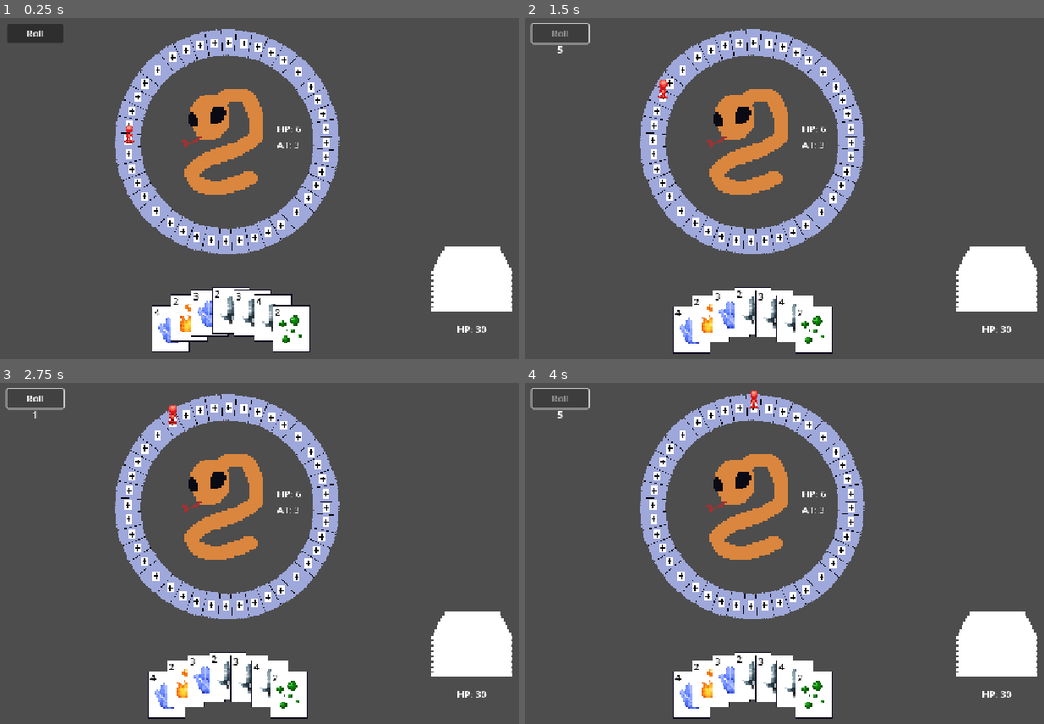
Above: before the commit, frames 1-4 (two rows, left to right).
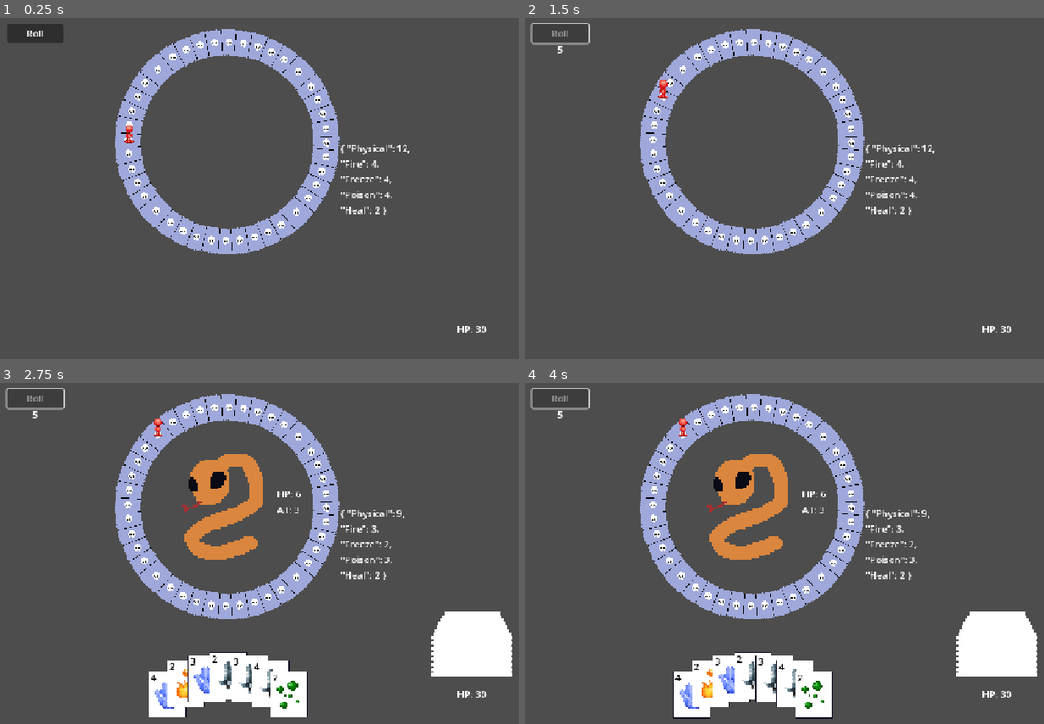
Above: after the commit, the same moments.

Repository: youssefevan/gmtk-jam-2025
Game: Godot game, scene res://scenes/game.tscn
The game is run twice, just before and just after one commit, with the same random seed, the same clock (stepped at 60 frames per second) and the same inputs.
Inputs (mouse positions are in pixels of both pictures, inside the frame that each line leads up to):
- Up to frame 1 (0.25 s): no input
- Up to frame 2 (1.5 s): click "Roll" at 0.5 s; move the mouse to (898, 161) at 1.27 s; click (898, 161) at 1.35 s
- Up to frame 3 (2.75 s): click (36, 396) at 2 s, where only the run before the commit has a clickable "Roll"
- Up to frame 4 (4 s): click (561, 396) at 2.75 s, where only the run before the commit has a clickable "Roll"; tap Enter at 3.5 s; move the mouse to (618, 563) at 3.52 s; click (618, 563) at 3.6 s

The runs differ from the first frame. In frame 1, 11% of the frame differs, in the area x 23-99%, y 5-99%; in frame 2, 11%; in frame 3, 1.7%; in frame 4, 1.3%.

Commit message:
Combat loop, fixed deck management

Diff:
--- a/gmtk-jam-2025/scenes/deck.tscn
+++ b/gmtk-jam-2025/scenes/deck.tscn
@@ -15,11 +15,11 @@
 "times": PackedFloat32Array(0),
 "transitions": PackedFloat32Array(1),
 "update": 0,
-"values": [Vector2(0, 0)]
+"values": [Vector2(256, 0)]
 }
 
 [sub_resource type="Animation" id="Animation_6rnap"]
-resource_name = "exit"
+resource_name = "enter"
 length = 0.3
 step = 0.1
 tracks/0/type = "value"
@@ -32,13 +32,13 @@
 "times": PackedFloat32Array(0, 0.3),
 "transitions": PackedFloat32Array(1, 1),
 "update": 0,
-"values": [Vector2(0, 0), Vector2(256, 0)]
+"values": [Vector2(256, 0), Vector2(0, 0)]
 }
 
 [sub_resource type="AnimationLibrary" id="AnimationLibrary_er72m"]
 _data = {
 &"RESET": SubResource("Animation_gdbsr"),
-&"exit": SubResource("Animation_6rnap")
+&"enter": SubResource("Animation_6rnap")
 }
 
 [node name="Deck" type="Node2D" groups=["Deck"]]
@@ -46,11 +46,11 @@
 metadata/_edit_group_ = true
 
 [node name="Sprite" type="Sprite2D" parent="."]
+position = Vector2(256, 0)
 scale = Vector2(3, 3)
 texture = ExtResource("2_gdbsr")
 
 [node name="Debug" type="Label" parent="."]
-visible = false
 offset_left = -224.0
 offset_top = -232.0
 offset_right = -96.0
--- a/gmtk-jam-2025/scenes/enemy.tscn
+++ b/gmtk-jam-2025/scenes/enemy.tscn
@@ -4,8 +4,8 @@
 [ext_resource type="Texture2D" uid="uid://uxd00b8npui4" path="res://sprites/temp-enemy.png" id="2_4ra3w"]
 [ext_resource type="Texture2D" uid="uid://bsgcxfx0t6em2" path="res://sprites/conditions/poison.png" id="3_4ra3w"]
 [ext_resource type="Texture2D" uid="uid://clah4slk8ru8w" path="res://sprites/conditions/freeze.png" id="4_5uy6h"]
-[ext_resource type="Texture2D" uid="uid://c6ua8jrpyoedu" path="res://sprites/suits/suit-reflect.png" id="5_c4w8v"]
 [ext_resource type="Texture2D" uid="uid://brhyyugu5mbpr" path="res://sprites/conditions/fire.png" id="5_xwavj"]
+[ext_resource type="Texture2D" uid="uid://ucl7wga4jknh" path="res://sprites/conditions/block.png" id="6_xwavj"]
 
 [sub_resource type="Animation" id="Animation_xwavj"]
 resource_name = "die"
@@ -65,7 +65,6 @@
 [node name="Enemy" type="Area2D"]
 collision_layer = 2
 script = ExtResource("1_md0e3")
-metadata/_edit_group_ = true
 
 [node name="Animator" type="AnimationPlayer" parent="."]
 libraries = {
@@ -126,5 +125,6 @@
 
 [node name="Blocking" type="Sprite2D" parent="."]
 visible = false
+position = Vector2(0, 96)
 scale = Vector2(4, 4)
-texture = ExtResource("5_c4w8v")
+texture = ExtResource("6_xwavj")
--- a/gmtk-jam-2025/scenes/game.tscn
+++ b/gmtk-jam-2025/scenes/game.tscn
@@ -1,9 +1,8 @@
-[gd_scene load_steps=7 format=3 uid="uid://b0d4njbsum8b3"]
+[gd_scene load_steps=6 format=3 uid="uid://b0d4njbsum8b3"]
 
 [ext_resource type="Script" uid="uid://du38ev6d3r75y" path="res://scripts/combat.gd" id="1_iywne"]
 [ext_resource type="PackedScene" uid="uid://copxl5x1spjma" path="res://scenes/deck.tscn" id="2_p57ef"]
 [ext_resource type="Script" uid="uid://ljcd42d07fnd" path="res://scripts/hand.gd" id="3_u5sy4"]
-[ext_resource type="PackedScene" uid="uid://cri5t6gqiri07" path="res://scenes/enemy.tscn" id="4_gee14"]
 [ext_resource type="PackedScene" uid="uid://ckv6mdagrw36n" path="res://scenes/board.tscn" id="5_0tnpc"]
 
 [sub_resource type="Curve2D" id="Curve2D_iywne"]
@@ -27,5 +26,3 @@
 
 [node name="EnemySpawn" type="Node2D" parent="."]
 position = Vector2(576, 256)
-
-[node name="Enemy" parent="EnemySpawn" instance=ExtResource("4_gee14")]
--- a/gmtk-jam-2025/scripts/board.gd
+++ b/gmtk-jam-2025/scripts/board.gd
@@ -5,7 +5,7 @@
 var board_pos = 0
 
 func _ready():
-	Global.connect("end_combat", end_combat)
+	Global.connect("end_combat", start_turn)
 
 	for point in range($Path2D.curve.point_count):
 		$Path2D.curve.set_point_position(point, $Path2D.curve.get_point_position(point) + global_position)
@@ -14,8 +14,8 @@
 		$Tiles.add_child(tile)
 		tile.global_position = $Path2D.curve.get_point_position(point)
 
-func end_combat():
-	pass
+func start_turn():
+	$Button.disabled = false
 
 func _on_button_pressed() -> void:
 	var roll = randi_range(1, 6)
@@ -37,4 +37,8 @@
 		await tween.finished
 
 	board_pos += roll
-	$Button.disabled = false
+
+	var current_tile = $Tiles.get_child(board_pos % $Path2D.curve.point_count)
+
+	if current_tile.type == "enemy":
+		Global.enter_combat()
--- a/gmtk-jam-2025/scripts/card.gd
+++ b/gmtk-jam-2025/scripts/card.gd
@@ -38,7 +38,6 @@
 	damage = Global.rng.randi_range(1, 4)
 
 	Global.connect("end_combat", end_combat)
-	Global.connect("return_cards_to_deck", return_to_deck)
 
 	$Suit.texture = suits[calculate_suit()]
 	$Number.text = str(damage)
@@ -97,6 +96,7 @@
 
 func end_combat():
 	playable = false
+	return_to_deck()
 
 func _on_area_area_entered(area: Area2D) -> void:
 	if area.get_collision_layer_value(2):
--- a/gmtk-jam-2025/scripts/combat.gd
+++ b/gmtk-jam-2025/scripts/combat.gd
@@ -1,4 +1,6 @@
 extends Node2D
+
+@onready var enemy = preload("res://scenes/enemy.tscn")
 
 var turn_manager = load("res://resources/turn_manager.tres")
 
@@ -6,8 +8,15 @@
 	turn_manager.connect("start_player_turn", start_player_turn)
 	turn_manager.connect("start_enemy_turn", start_enemy_turn)
 
+	Global.connect("start_combat", start_combat)
+
 func start_player_turn():
 	pass
 
 func start_enemy_turn():
 	pass
+
+func start_combat():
+	var e = enemy.instantiate()
+	$EnemySpawn.add_child(e)
+	turn_manager.turn = turn_manager.turn_type.PLAYER
--- a/gmtk-jam-2025/scripts/deck.gd
+++ b/gmtk-jam-2025/scripts/deck.gd
@@ -4,6 +4,7 @@
 
 func _ready():
 	Global.connect("end_combat", end_combat)
+	Global.connect("start_combat", start_combat)
 
 func draw_card():
 	var card = card_scene.instantiate()
@@ -21,4 +22,7 @@
 	$PlayerStats.text = str("HP: ", Global.player_health)
 
 func end_combat():
-	$AnimationPlayer.play("exit")
+	$AnimationPlayer.play_backwards("enter")
+
+func start_combat():
+	$AnimationPlayer.play("enter")
--- a/gmtk-jam-2025/scripts/enemy.gd
+++ b/gmtk-jam-2025/scripts/enemy.gd
@@ -18,8 +18,6 @@
 var health : int
 var blocking := false
 
-var dead := false
-
 func _ready():
 	health = max_health
 	update_stats()
@@ -38,7 +36,7 @@
 	if health > 0:
 		if status["burned"] > 0:
 			status["burned"] -= 1
-			take_poison_damage()
+			take_burn_damage()
 			await get_tree().create_timer(0.75).timeout
 			update_status()
 
@@ -58,7 +56,7 @@
 			status["frozen"] = false
 			turn_manager.turn = turn_manager.turn_type.PLAYER
 
-func take_poison_damage():
+func take_burn_damage():
 	await get_tree().create_timer(0.3).timeout
 
 	var tween = get_tree().create_tween()
@@ -93,6 +91,7 @@
 		$Status/Burned.visible = false
 
 func play_attack():
+	#print("aatac")
 	var tween3 = get_tree().create_tween()
 	tween3.set_trans(Tween.TRANS_CUBIC)
 	tween3.tween_property($Sprite, "global_position", $Sprite.global_position - Vector2(0, 16), 0.2)
@@ -117,30 +116,29 @@
 	Global.player_health -= attack_power
 
 func take_damage(incoming_damage):
-	if health > 0:
-		var net_damage = incoming_damage
+	var net_damage = incoming_damage
 
-		if status["poisoned"] == true:
-			net_damage = ceil(net_damage * 1.5)
-			status["poisoned"] = false
+	if status["poisoned"] == true:
+		net_damage = ceil(net_damage * 1.5)
+		status["poisoned"] = false
 
-		if blocking:
-			net_damage = incoming_damage - floor(incoming_damage*block_strength)
-			blocking = false
+	if blocking:
+		net_damage = incoming_damage - floor(incoming_damage*block_strength)
+		blocking = false
 
-			await get_tree().create_timer(0.3).timeout
-			$Blocking.visible = false
+		await get_tree().create_timer(0.3).timeout
+		$Blocking.visible = false
 
-		print(incoming_damage, " ", net_damage)
-		health -= net_damage
+	print(incoming_damage, " ", net_damage)
+	health -= net_damage
+	health = clampi(health, 0, 100)
 
-		update_stats()
+	update_stats()
 
-		if health <= 0:
-			die()
+	if health <= 0:
+		die()
 
 func die():
-	dead = true
 	$Animator.play('die')
 
 	Global.exit_combat()
--- a/gmtk-jam-2025/scripts/global.gd
+++ b/gmtk-jam-2025/scripts/global.gd
@@ -1,6 +1,6 @@
 extends Node
 
-signal return_cards_to_deck
+signal start_combat
 signal end_combat
 
 var player_health := 30
@@ -34,7 +34,10 @@
 		if pick < 0:
 			return card_type
 
+func enter_combat():
+	start_combat.emit()
+	print("enter combat")
+
 func exit_combat():
-	return_cards_to_deck.emit()
 	end_combat.emit()
 	print("exit combat")
--- a/gmtk-jam-2025/scripts/hand.gd
+++ b/gmtk-jam-2025/scripts/hand.gd
@@ -9,11 +9,9 @@
 
 func _ready():
 	Global.connect("end_combat", end_combat)
+	Global.connect("start_combat", start_combat)
 	deck = get_tree().get_first_node_in_group("Deck")
 	update_card_positions()
-
-	for i in range(7):
-		update_hand()
 
 func update_card_positions():
 	curve.get_baked_points()
@@ -37,5 +35,15 @@
 func end_combat():
 	var tween = get_tree().create_tween()
 	tween.set_trans(Tween.TRANS_CUBIC)
-	tween.tween_property(self, "global_position", global_position + Vector2(0, 200), 0.3)
+	tween.tween_property(self, "position", Vector2(0, 200), 0.3)
 	await tween.finished
+
+	for i in get_children():
+		i.call_deferred("queue_free")
+
+func start_combat():
+	await get_tree().create_timer(0.4).timeout
+	position = Vector2.ZERO
+
+	for i in range(7):
+		update_hand()
--- a/gmtk-jam-2025/scripts/state_machine/states/discard.gd
+++ b/gmtk-jam-2025/scripts/state_machine/states/discard.gd
@@ -2,4 +2,4 @@
 
 func enter():
 	super.enter()
-	entity.call_deferred("free")
+	entity.queue_free()
--- a/gmtk-jam-2025/scripts/tile.gd
+++ b/gmtk-jam-2025/scripts/tile.gd
@@ -1,7 +1,7 @@
 extends Node2D
 class_name Tile
 
-var type := "card"
+var type := "enemy"
 
 var tiles = {
 	"card": 0,
Not shown, added: gmtk-jam-2025/sprites/conditions/block.png.import
